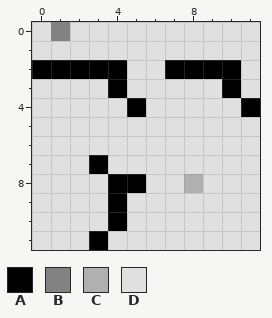
Pixel-art file -- aseprite/map.aseprite. The picture above is the old version.
12x12 pixels, 1 frame. Colours within 5 levels of each other are drawn and written as one.
Palette (. is transparent): A #000000  B #828282  C #b0b0b0  D #e0e0e0
The result:
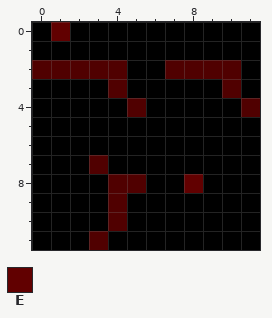
Colours new in this view: E #610000
Difference:
colour A: #000000 -> #500000
colour D: #e0e0e0 -> #000000
Changed rows in their new state; - is a pixel that keeps its letter.
Layer "Background":
first column x 1:
 0 E
first column x 8:
 8 E
Changed places in both pictures, as pixel boxes (x1, y1, x2, y2):
changed: (32, 22, 260, 250)
